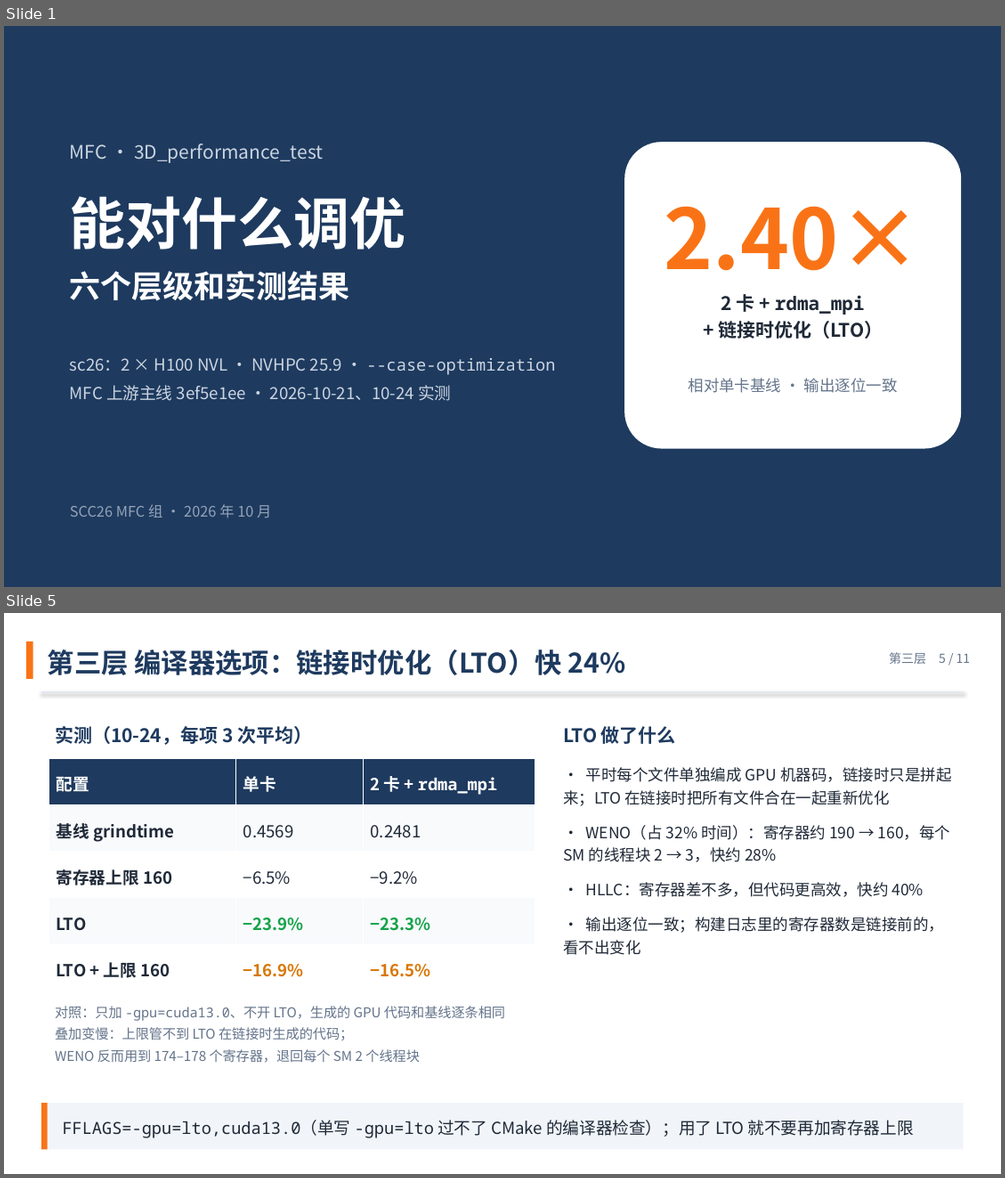
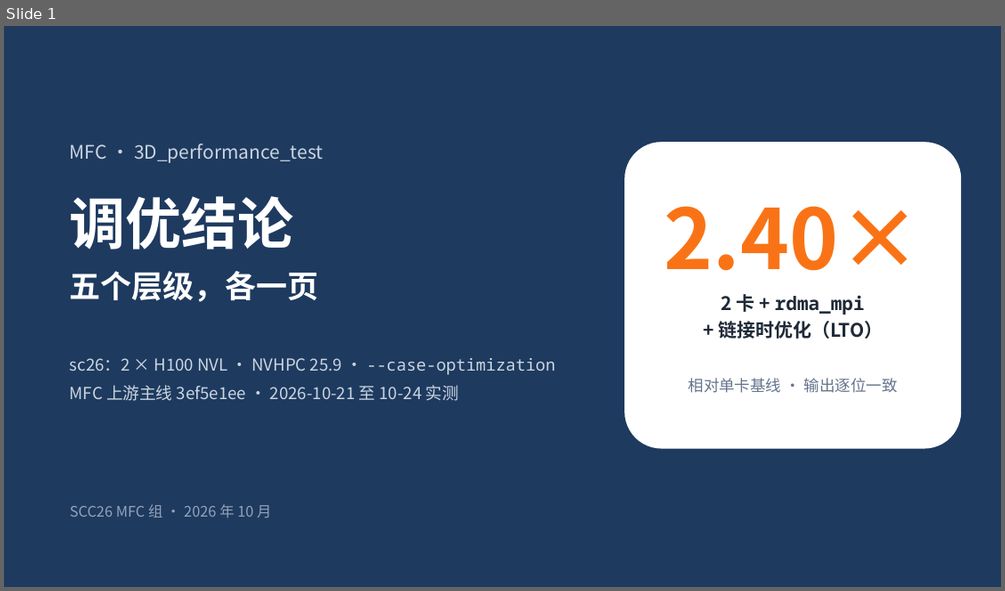
Before and after one commit to VictorTHU681/mfc-tuning-slides, a slide deck: tuning-six-layers-zh.pptx. Shown one above the other, each under a label of ours: slides 1 and 5 before the commit, slide 1 after it; the slides between them are not shown. The pictures are 1005x1178 and 1005x591 pixels, drawn with LibreOffice and Linux fonts; fonts in the diff are those of the drawing. Boxes give left, top, right and bottom in pixels: in the first picture for what was removed or moved away, otherwise in the second. Text is boxed around its words. In the diff, an @@ line names an element or a change of style, - is before the commit and + after.

```diff
--- a/tuning-six-layers-zh.pptx
+++ b/tuning-six-layers-zh.pptx
@@ slide 5 removed at (4,613,1001,1174), background #FFFFFF @@
@@ rectangle removed at (26,641,33,679) @@
@@ text removed at (48,649,626,675) @@
-第三层 编译器选项：链接时优化（LTO）快 24%
@@ text removed at (889,652,971,664) @@
-第三层 5 / 11
@@ line removed from (41, 692) to (963, 692) @@
@@ text removed at (55,726,312,745) @@
-实测（10-24，每项 3 次平均）
@@ text removed at (563,726,676,744) @@
-LTO 做了什么
@@ table removed at (48,759,535,990), 5 rows, 3 columns @@
-配置 | 单卡 | 2 卡 + rdma_mpi
-基线 grindtime | 0.4569 | 0.2481
-寄存器上限 160 | −6.5% | −9.2%
-LTO | −23.9% | −23.3%
-LTO + 上限 160 | −16.9% | −16.5%
@@ text removed at (563,767,951,955) @@
-• 平时每个文件单独编成 GPU 机器码，链接时只是拼起来；LTO 在链接时把所有文件合在一起重新优化
-• WENO（占 32% 时间）：寄存器约 190 → 160，每个 SM 的线程块 2 → 3，快约 28%
-• HLLC：寄存器差不多，但代码更高效，快约 40%
-• 输出逐位一致；构建日志里的寄存器数是链接前的，看不出变化
@@ text removed at (55,1005,505,1062) @@
-对照：只加 -gpu=cuda13.0、不开 LTO，生成的 GPU 代码和基线逐条相同
-叠加变慢：上限管不到 LTO 在链接时生成的代码；
-WENO 反而用到 174–178 个寄存器，退回每个 SM 2 个线程块
@@ rectangle removed at (41,1103,963,1149) @@
@@ rectangle removed at (41,1103,48,1149) @@
@@ text removed at (63,1119,914,1138) @@
-FFLAGS=-gpu=lto,cuda13.0（单写 -gpu=lto 过不了 CMake 的编译器检查）；用了 LTO 就不要再加寄存器上限
@@ slide 1 changed as well @@
@@ text at (70,196,294,249): text changed @@
-能对什么调优
+调优结论
@@ text at (70,271,319,302): text changed @@
-六个层级和实测结果
+五个层级，各一页
@@ text at (70,385,459,401): text changed @@
-MFC 上游主线 3ef5e1ee · 2026-10-21、10-24 实测
+MFC 上游主线 3ef5e1ee · 2026-10-21 至 10-24 实测
```
Also in this commit, not shown: 7 other slides changed, 2 other slides removed.
